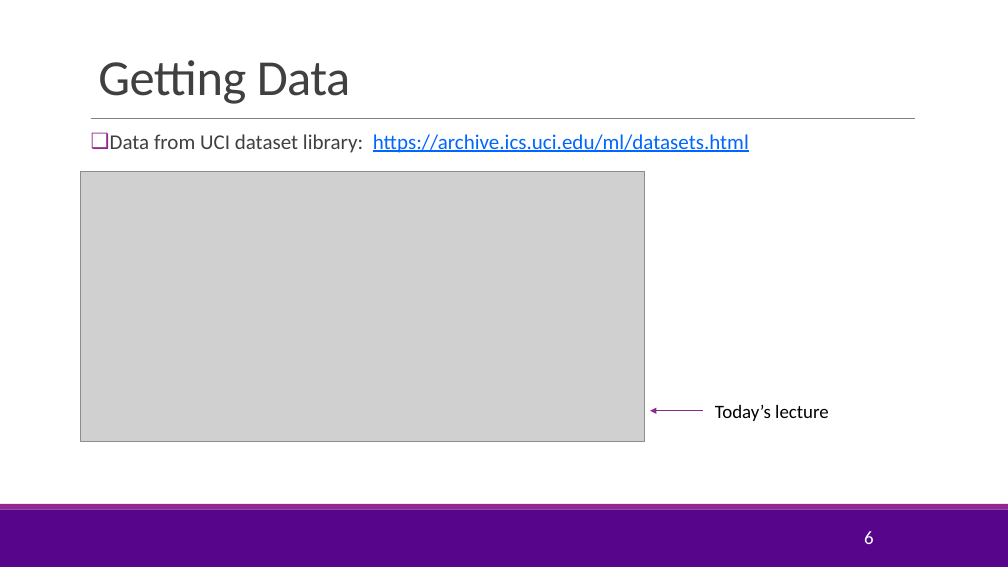
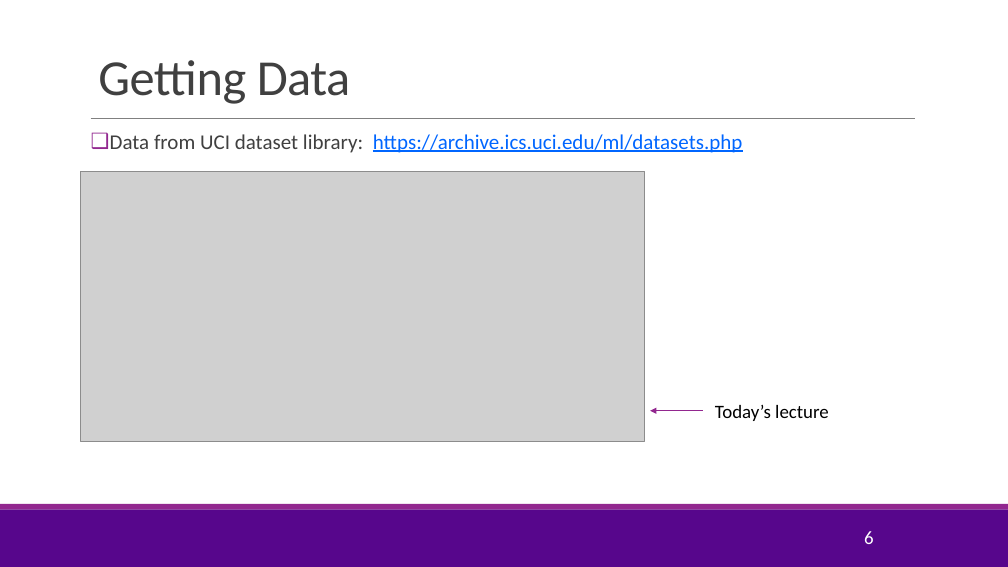
Before and after one commit to pliugithub/MachineLearning, a slide deck: slide 6 of lectures/Lect02_SimpRegression.pptx. Drawn at 1008x567 pixels with LibreOffice and Linux fonts; fonts in the diff are those of the drawing; grey boxes stand for pictures; background and template pictures are left out. Boxes give left, top, right and bottom in pixels: in the first picture for what was removed or moved away, otherwise in the second. Text is boxed around its words. In the diff, an @@ line names an element or a change of style, - is before the commit and + after.

```diff
--- a/lectures/Lect02_SimpRegression.pptx
+++ b/lectures/Lect02_SimpRegression.pptx
@@ text at [110,134,743,153]: text changed @@
-❑ Data from UCI dataset library: https://archive.ics.uci.edu/ml/datasets.html
+❑ Data from UCI dataset library: https://archive.ics.uci.edu/ml/datasets.php
```
Also in this commit, not shown: 1 other file.
